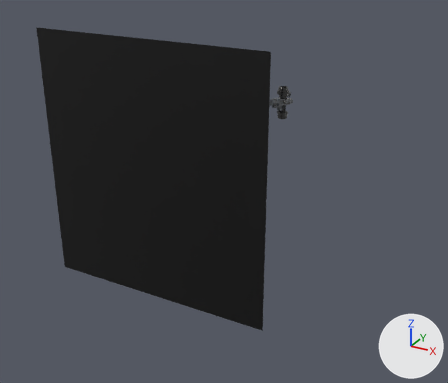
The Blender file weapons/blaster_interactive.blend: old version first, new version second.
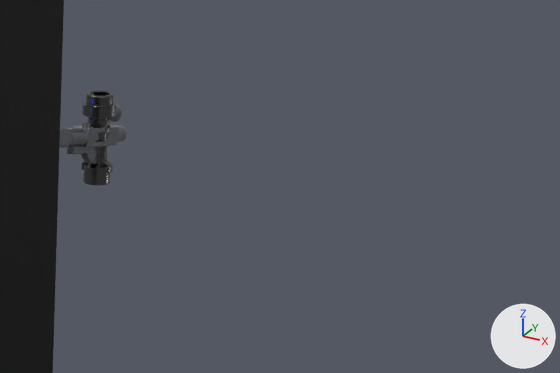
Each version appears first whole from a 50 mm camera at (120.0, -279.0, 92.0) aimed at (-36.0, 4.0, -50.0), and next in a close-up on the part from 55% to 99% of the width and 14% to 48% of the height. The lights are fixed; the arrows at lower right show +X, +Y and +Z. The last two pictures show the newer version.

In view in the first close-up: 'Plane', 'hilt', 'part'.
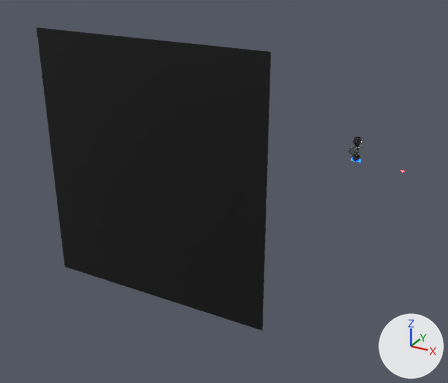
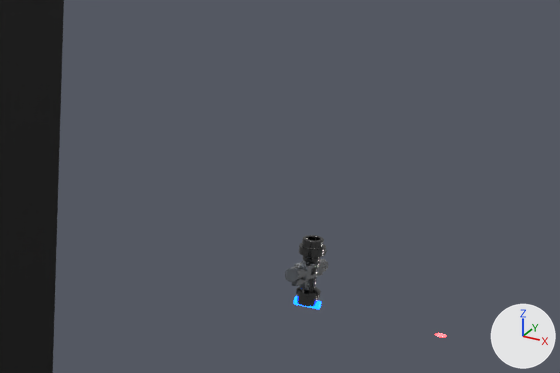
The newer file is also rescaled (x0.031), turned or shifted as a whole; pictures and numbers use the older file's frame.

Pixel boxes [x1, y1, x2, y2] of what changed, in the close-ups (560 x 373 px):
'hilt', moved
    before: [81, 90, 117, 186]
    after: [296, 235, 326, 306]
'part', moved
    before: [60, 105, 127, 167]
    after: [285, 249, 328, 292]
'Shot', moved (not visible before)
    after: [293, 296, 321, 310]
'blade', reshaped (not visible before)
    after: [435, 333, 447, 337]

The change, as a list of edits to the scene's bpy script:
```text
Change ob_shot:
    ob_shot.location: (-15.1, -20.8, 12.6) -> (9.9, 103.4, -55.3)
Change ob_part:
    ob_part.location: (0.0, 0.0, 0.0) -> (9.9, 103.4, -55.3)
Change ob_hilt:
    ob_hilt.location: (0.0, 0.0, 0.0) -> (9.9, 103.4, -55.3)
```
